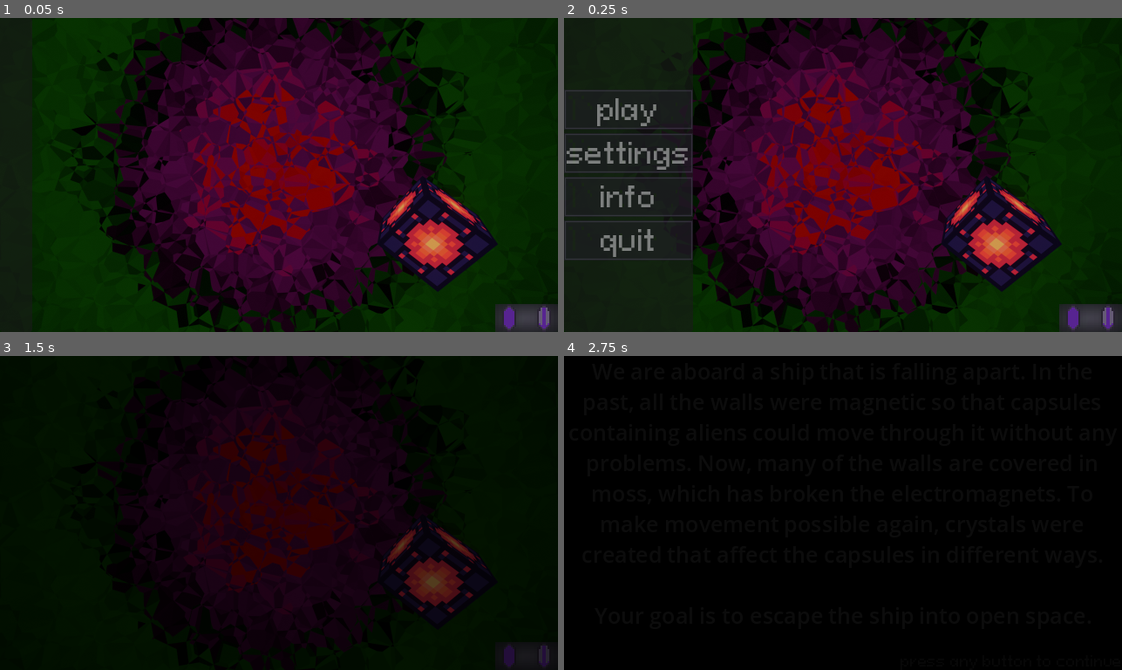
Above: before the commit, frames 1-4 (two rows, left to right).
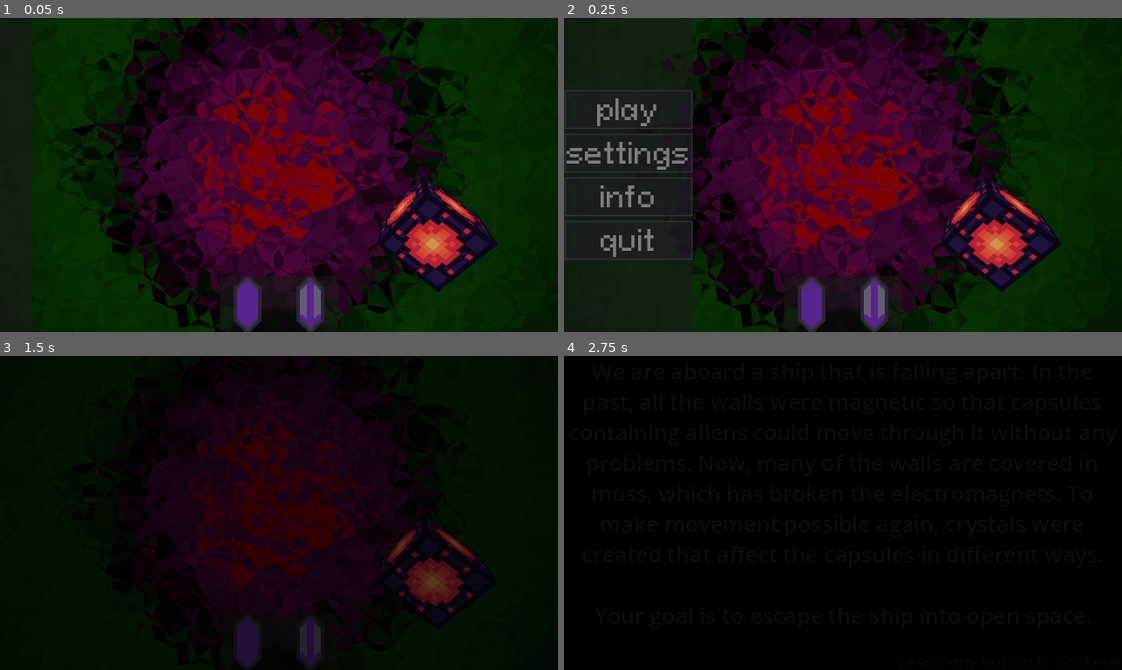
Above: after the commit, the same moments.

Repository: prokenya/zero-plane
Game: Godot game, scene res://src/main.tscn
Same seed, same stepped clock (60 frames per second), same inputs: the game is played once before the commit and once after it.
Inputs:
- Up to frame 1 (0.05 s): no input
- Up to frame 2 (0.25 s): no input
- Up to frame 3 (1.5 s): click "play" at 0.5 s; tap Enter (ui_accept) at 1.25 s; hold Right (ui_right) from 1.28 s (still down)
- Up to frame 4 (2.75 s): keep holding Right (ui_right); tap Enter (ui_accept) at 1.52, 2, 2.27 s

The runs differ from the first frame. In frame 1, 2.6% of the frame differs, in the area x 41-100%, y 82-100%; in frame 2, 2.6%; in frame 3, 1.4%; in frame 4, nothing differs.

Commit message:
1.1/2
improve stats indicators

Diff:
--- a/src/main.tscn
+++ b/src/main.tscn
@@ -164,14 +164,15 @@
 
 [sub_resource type="Gradient" id="Gradient_rlaii"]
 interpolation_mode = 2
-colors = PackedColorArray(0.396078, 0.352941, 0.458824, 1, 0.164706, 0.141176, 0.2, 1)
+offsets = PackedFloat32Array(0.607955, 1)
+colors = PackedColorArray(0, 0, 0, 1, 0, 0, 0, 0)
 
 [sub_resource type="GradientTexture2D" id="GradientTexture2D_5mrjc"]
 gradient = SubResource("Gradient_rlaii")
-width = 16
-height = 16
+width = 32
+height = 32
 fill = 1
-fill_from = Vector2(0.5, 0.5)
+fill_from = Vector2(0.5, 1)
 fill_to = Vector2(1, 1)
 
 [sub_resource type="LabelSettings" id="LabelSettings_kqbth"]
@@ -281,17 +282,18 @@
 unique_name_in_owner = true
 texture_filter = 1
 layout_mode = 1
-anchors_preset = 3
-anchor_left = 1.0
+anchors_preset = 7
+anchor_left = 0.5
 anchor_top = 1.0
-anchor_right = 1.0
-anchor_bottom = 1.0
-offset_left = -36.0
-offset_top = -16.0
-grow_horizontal = 0
+anchor_right = 0.5
+anchor_bottom = 1.0
+offset_left = -34.0
+offset_top = -32.0
+offset_right = 34.0
+grow_horizontal = 2
 grow_vertical = 0
 scale = Vector2(2, 2)
-pivot_offset = Vector2(36, 16)
+pivot_offset = Vector2(34.0312, 32)
 
 [node name="NinePatchRect" type="NinePatchRect" parent="GUICanvasLayer/gui/stats"]
 self_modulate = Color(1, 1, 1, 0.588235)
@@ -301,6 +303,7 @@
 [node name="status" type="HBoxContainer" parent="GUICanvasLayer/gui/stats"]
 unique_name_in_owner = true
 layout_mode = 2
+size_flags_horizontal = 4
 alignment = 2
 
 [node name="grvaity_reverse" type="TextureRect" parent="GUICanvasLayer/gui/stats/status"]
--- a/src/world/items/cristal.tscn
+++ b/src/world/items/cristal.tscn
@@ -30,6 +30,7 @@
 
 [node name="Sprite2D" type="Sprite2D" parent="."]
 z_index = -1
+position = Vector2(0, -0.969914)
 texture = ExtResource("2_3vtv2")
 hframes = 4
 
Not shown, changed: export_presets.cfg
Binary file changed: src/gui/icons/REVERSE_G.png
Binary file changed: src/gui/icons/REVERSE_P.png
Binary file changed: src/gui/icons/gravity.png
Not shown, removed: assets/guide/3 guide.png-autosave.kra
